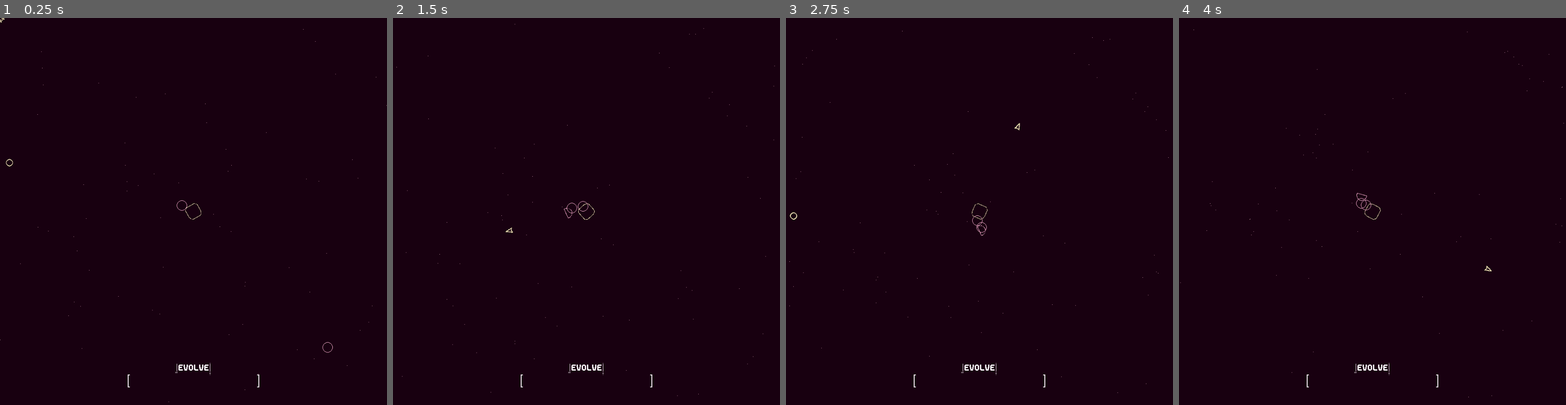
Above: before the commit, frames 1-4 (left to right).
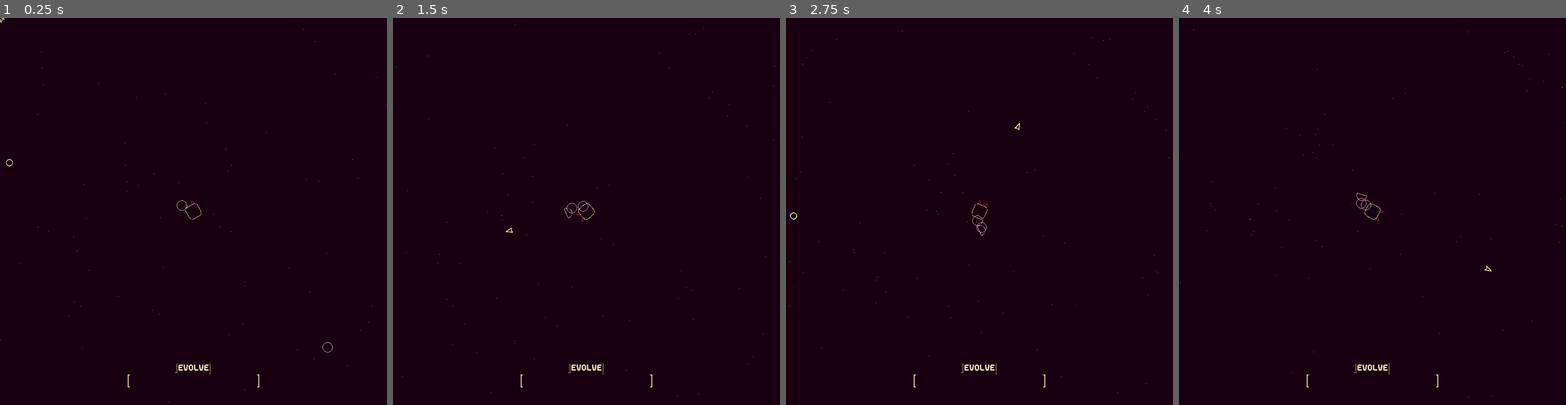
Above: after the commit, the same moments.

Repository: TitouanCh/Evolutionary-Dream-Game
Game: Godot game, scene res://scenes/flask.tscn
The game is run twice, just before and just after one commit, with the same random seed, the same clock (stepped at 60 frames per second) and the same inputs.
Inputs (mouse positions are in pixels of both pictures, inside the frame that each line leads up to):
- Up to frame 1 (0.25 s): no input
- Up to frame 2 (1.5 s): move the mouse to (671, 192) at 0.52 s; click (671, 192) at 0.6 s; move the mouse to (509, 230) at 1.27 s; click (509, 230) at 1.35 s
- Up to frame 3 (2.75 s): move the mouse to (1018, 126) at 2.02 s; click (1018, 126) at 2.1 s
- Up to frame 4 (4 s): move the mouse to (1353, 288) at 2.77 s; click (1353, 288) at 2.85 s; move the mouse to (1488, 269) at 3.52 s; click (1488, 269) at 3.6 s

The runs differ from the first frame. In frame 1, 0.1% of the frame differs, in the area x 33-67%, y 47-96%; in frame 2, 0.1%; in frame 3, 0.1%; in frame 4, 0.1%, in the area x 33-67%, y 49-96%.

Commit message:
almost done for jam

Diff:
--- a/scenes/DNAmenu.tscn
+++ b/scenes/DNAmenu.tscn
@@ -5,6 +5,7 @@
 [ext_resource path="res://scenes/upgrade.tscn" type="PackedScene" id=3]
 
 [node name="DNAmenu" type="Node2D"]
+modulate = Color( 0.945098, 0.909804, 0.721569, 1 )
 script = ExtResource( 2 )
 
 [node name="DNA" type="RichTextLabel" parent="."]
--- a/scenes/main.tscn
+++ b/scenes/main.tscn
@@ -60,6 +60,7 @@
 [node name="main" type="Node2D"]
 
 [node name="evolve_text" type="AnimatedSprite" parent="."]
+modulate = Color( 0.945098, 0.909804, 0.721569, 1 )
 position = Vector2( 3000, 3388 )
 frames = SubResource( 2 )
 animation = "regular"
--- a/scenes/npc.tscn
+++ b/scenes/npc.tscn
@@ -1,6 +1,5 @@
-[gd_scene load_steps=3 format=2]
+[gd_scene load_steps=2 format=2]
 
-[ext_resource path="res://sprites/flagellum1/flagellum.tres" type="SpriteFrames" id=1]
 [ext_resource path="res://scripts/npc.gd" type="Script" id=2]
 
 [node name="npc" type="KinematicBody2D"]
@@ -10,10 +9,3 @@
 
 [node name="collisionShape" type="CollisionShape2D" parent="."]
 rotation = 1.5708
-
-[node name="flagel" type="AnimatedSprite" parent="."]
-visible = false
-position = Vector2( -32, 0 )
-frames = ExtResource( 1 )
-frame = 1
-playing = true
--- a/scripts/DNAmenu.gd
+++ b/scripts/DNAmenu.gd
@@ -3,6 +3,7 @@
 onready var player = get_parent().get_node("player")
 onready var cursor = get_parent().get_node("cursor")
 onready var evolve_text = get_parent().get_node("evolve_text")
+onready var levelManager = get_parent().get_node("levelManager")
 
 onready var upgrades = [$upgrade1, $upgrade2, $upgrade3]
 onready var dnaline = $DNALine
@@ -35,5 +36,7 @@
 	yield(get_tree().create_timer(1), "timeout")
 	Global.paused = false
 	self.visible = false
+	cursor.change_cursor(1)
+	evolve_text.reset()
 
-	evolve_text.reset()
+	levelManager.progress(1)
--- a/scripts/biomeManager.gd
+++ b/scripts/biomeManager.gd
@@ -14,7 +14,7 @@
 	VisualServer.set_default_clear_color(p[0])
 
 func establish_palette():
-	OrganismUtilities.recolor(player, current_palette, player.body_sprite, player.neutral_sprites, player.tail)
+	OrganismUtilities.recolor(player, current_palette, player.body_sprite, player.neutral_sprites, player.tail, player.fangs)
 	cursor.recolor(current_palette)
 	levelManager.recolor(current_palette)
 	set_background_color(current_palette)
--- a/scripts/levelManager.gd
+++ b/scripts/levelManager.gd
@@ -17,7 +17,7 @@
 var explosionSystems = [0]
 var explosionScene = preload("res://scenes/explosionParticleSystem.tscn")
 
-# npc format, [position, specie, behavior, loaded]
+# npc format, [position, dna, behavior, loaded]
 var npc = []
 var npcInstances = [0]
 var npcScene = preload("res://scenes/npc.tscn")
@@ -25,6 +25,7 @@
 var currents = []
 var currents_resolution = 64
 var current_force = 40
+var depth = 0
 
 var big_distance = 524288
 var small_distance = 512
@@ -39,9 +40,20 @@
 	setup_npcs(8)
 
 	spawn_food_randomly(600, food, Vector2(0, 16384), Vector2(0, 16384))
-	spawn_npcs_randomly(100, npc, Vector2(0, 16384), Vector2(0, 16384))
+	spawn_npcs_randomly(100, npc, Vector2(0, 16384), Vector2(0, 16384), "agccgtt")
+	spawn_npcs_randomly(10, npc, Vector2(0, 16384), Vector2(0, 16384), "atgcatgctccaaatt")
 
 	spawn_debris(420, debris, Vector2(0, 200), Vector2(0, 200))
+
+func progress(n):
+	depth += n
+	if depth == 1:
+		spawn_npcs_randomly(100, npc, Vector2(0, 16384), Vector2(0, 16384), "agccgtt")
+		spawn_npcs_randomly(10, npc, Vector2(0, 16384), Vector2(0, 16384), "atgcatgctccaaatt")
+	if depth == 3:
+		spawn_food_randomly(600, food, Vector2(0, 16384), Vector2(0, 16384))
+	if depth == 4:
+		spawn_npcs_randomly(60, npc, Vector2(0, 16384), Vector2(0, 16384), "atgcatgctccaaatt")
 
 func _process(delta):
 	if !Global.paused:
@@ -49,11 +61,10 @@
 			_once()
 			once = true
 		handle_food(delta, food)
-		handle_npc(delta)
+		handle_npc(delta, npc, food)
 		handle_debris(delta, debris)
 
 		player.linear_velocity += get_current(currents, currents_resolution, player.position) * current_force * delta
-
 		update()
 
 func setup_food_sprites(n, text):
@@ -87,7 +98,7 @@
 		self.add_child(a)
 		npcInstances.append(a)
 		a.set_active(false)
-		OrganismUtilities.recolor(a, palette, a.body_sprite, a.neutral_sprites, a.tail)
+		OrganismUtilities.recolor(a, palette, a.body_sprite, a.neutral_sprites, a.tail, a.fangs)
 
 func handle_food(d, f):
 	var idx_remove_list = []
@@ -114,6 +125,7 @@
 						foodSprites[j].visible = false
 				idx_remove_list.append(i)
 				entity.belly += 1
+				entity.fang_speed += 40
 				explosionSystems[0] += 1
 				if explosionSystems[0] == len(explosionSystems) - 1:
 					explosionSystems[0] = 0
@@ -144,6 +156,9 @@
 		randomize()
 		f.append(Vector2(xbor.x + (randf() * (xbor.y - xbor.x)), ybor.x + (randf() * (ybor.y - ybor.x))))
 
+func spawn_food(pos, f):
+	f.append(pos)
+
 func spawn_debris(n, f, xbor, ybor):
 	for i in range(n):
 		randomize()
@@ -153,17 +168,21 @@
 	for i in range(n):
 		f.remove(0)
 
-func spawn_npcs_randomly(n, f, xbor, ybor):
+func spawn_npcs_randomly(n, f, xbor, ybor, dna):
 	for i in range(n):
 		randomize()
-		f.append([Vector2(xbor.x + (randf() * (xbor.y - xbor.x)), ybor.x + (randf() * (ybor.y - ybor.x))), "mimi", "b", 0])
-
-func handle_npc(delta):
+		f.append([Vector2(xbor.x + (randf() * (xbor.y - xbor.x)), ybor.x + (randf() * (ybor.y - ybor.x))), dna, "b", 0])
+
+func handle_npc(delta, npc, food):
+	var idx_remove_list = []
+
 	for i in range(len(npc)):
 		var distance = npc[i][0].distance_squared_to(player.position)
 		if  distance < big_distance and !npc[i][3]:
 			for j in range(1, len(npcInstances)):
 				if !npcInstances[j].active: npcInstances[0] = j
+			npcInstances[npcInstances[0]].DNA = npc[i][1]
+			npcInstances[npcInstances[0]]._once()
 			npcInstances[npcInstances[0]].position = npc[i][0]
 			npcInstances[npcInstances[0]].rotation = randf() * PI * 2
 			npcInstances[npcInstances[0]].set_active(true)
@@ -183,8 +202,22 @@
 						smallest_distance = dist
 				npcInstances[npc[i][3]].target = closest_food
 				npcInstances[npc[i][3]].linear_velocity += get_current(currents, currents_resolution, npcInstances[npc[i][3]].position) * current_force * delta
+
+				if npcInstances[npc[i][3]].dead:
+					idx_remove_list.append(i)
+					for w in range(5):
+						explosionSystems[explosionSystems[0] + 1].position = npcInstances[npc[i][3]].position
+						explosionSystems[explosionSystems[0] + 1].emitting = true
+						explosionSystems[explosionSystems[0] + 1].process_material.set_shader_param("impact", npcInstances[npc[i][3]].linear_velocity)
+					for z in range(npcInstances[npc[i][3]].belly + 2):
+						spawn_food(npcInstances[npc[i][3]].position + Vector2(randf() * 32 - 16, randf() * 64 - 16), food)
+					npcInstances[npc[i][3]].set_active(false)
+
 		else:
 			npc[i][0] += Vector2(randf()-0.5, randf()-0.5) * delta * 10
+
+	for i in idx_remove_list:
+		npc.remove(i)
 
 func recolor(p):
 	palette = p
@@ -195,7 +228,7 @@
 	for i in range(1, len(explosionSystems)):
 		explosionSystems[i].modulate = p[2]
 	for i in range(1, len(npcInstances)):
-		OrganismUtilities.recolor(npcInstances[i], p, npcInstances[i].body_sprite, npcInstances[i].neutral_sprites, npcInstances[i].tail)
+		OrganismUtilities.recolor(npcInstances[i], p, npcInstances[i].body_sprite, npcInstances[i].neutral_sprites, npcInstances[i].tail, npcInstances[i].fangs)
 
 func make_currents(size = 10):
 	var currents_table = []
--- a/scripts/npc.gd
+++ b/scripts/npc.gd
@@ -2,8 +2,7 @@
 
 var target = Vector2.ZERO
 
-func _ready():
-	DNA = "agccgtt"
+onready var levelManager = get_parent()
 
 func _once():
 	make_from_genome(DNA)
@@ -16,6 +15,7 @@
 	if !Global.paused:
 		if active:
 			scaleInfo = OrganismUtilities.handle_scaling(self, scaleInfo, body_sprite, tail, delta)
+			update()
 
 func _physics_process(delta):
 	if !Global.paused:
@@ -23,3 +23,13 @@
 			var relative_target = target - self.global_position
 
 			linear_velocity = OrganismUtilities.move_toward_target(self, relative_target, linear_velocity, accel, turnAccel, friction, delta)
+			OrganismUtilities.handle_tail(self, tail, linear_velocity, 0.13, 8, 0.85, Ttime, delta)
+			OrganismUtilities.handle_whiskers(self, whiskers, 20, delta)
+			fang_speed = OrganismUtilities.handle_fangs(self, fangs, fang_speed, base_fang_speed, fang_Ttime, delta)
+			set_health = OrganismUtilities.handle_health(self, set_health, health, delta * 10)
+
+			Ttime += delta
+			fang_Ttime += delta * fang_speed
+
+func _draw():
+	OrganismUtilities.draw_all(self, whiskers, set_health, health)
--- a/scripts/organism.gd
+++ b/scripts/organism.gd
@@ -8,6 +8,12 @@
 var accel = 10
 var friction = 0.95
 var once = false
+
+var health = 100
+var dead = false
+var set_health = health
+var armor = 0
+var attack = 10
 
 var belly = 0
 
@@ -33,6 +39,15 @@
 # whisker object format : [[points], [Velocities], function]
 var whiskers = []
 
+# fang object format : [Sprite]
+var fang_speed = 1
+var fang_Ttime = 0
+var base_fang_speed = 1
+var fangs = []
+
+# hurt zones
+var hurt_zones = []
+
 func set_active(state):
 	active = state
 	self.visible = state
@@ -49,9 +64,36 @@
 	neutral_sprites = []
 	belly = 0
 
+	for f in fangs:
+		f.queue_free()
+	fangs = []
+
+	for h in hurt_zones:
+		h.queue_free()
+	hurt_zones = []
+
 	turnAccel = 0
 	accel = 0
 	friction = 0.95
+	scaleInfo = [-1, -1]
+	health = 100
+	set_health = 100
+	attack = 10
+	dead = false
+
+func deal_damage(body):
+	fang_speed += 40
+	if body != self:
+		body.knock(position, 4 + linear_velocity.length() / 25)
+		body.take_damage(attack)
+
+func take_damage(amount):
+	health -= amount - amount * (-(1 / (armor / 20 + 1)) + 1)
+	if health < 0:
+		health = 0
+
+func knock(from, force):
+	linear_velocity += (self.position - from) * force
 
 func make_from_genome(dna):
 	reset()
@@ -60,6 +102,28 @@
 	for i in range(OrganismUtilities.count_gene(dna, "tcc")):
 		OrganismUtilities.create_tail_obj(self, tail, load("res://sprites/24Circle.png"), 0)
 		accel += 1
+
+	# Teeth I : atgca
+	if OrganismUtilities.read_gene(dna, "atgca"):
+		OrganismUtilities.create_fang(self, fangs, load("res://sprites/16SmallFang.png"), Vector2(16, -8), [false, false])
+		OrganismUtilities.create_fang(self, fangs, load("res://sprites/16SmallFang.png"), Vector2(16, 8), [true, false])
+		var a = CapsuleShape2D.new()
+		a.radius = 4
+		a.height = 20
+		OrganismUtilities.create_hurtzone(self, hurt_zones, Vector2(18, 0), a)
+
+	# Teeth II : aaatt
+	if OrganismUtilities.read_gene(dna, "aaatt"):
+		fangs[0].texture = load("res://sprites/16Fang.png")
+		fangs[1].texture = load("res://sprites/16Fang.png")
+		attack += 20
+
+	# Teeth III : tatatt
+	if OrganismUtilities.read_gene(dna, "tatatt"):
+		OrganismUtilities.create_fang(self, fangs, load("res://sprites/32Fang.png"), Vector2(16, -14), [false, false])
+		OrganismUtilities.create_fang(self, fangs, load("res://sprites/32Fang.png"), Vector2(16, 14), [true, false])
+		attack += 20
+
 
 	# Whisker gene I : gcggg
 	if OrganismUtilities.read_gene(dna, "gcggg"):
@@ -111,6 +175,7 @@
 		# Flagellum
 		var a = AnimatedSprite.new()
 		self.add_child(a)
+		a.modulate = palette[1]
 		a.frames = load("res://sprites/flagellum1/flagellum.tres")
 		a.playing = true
 		a.position = Vector2(-32, 0)
--- a/scripts/organismUtilities.gd
+++ b/scripts/organismUtilities.gd
@@ -44,6 +44,30 @@
 
 	whisker_list.append([points, velocities, 0, anchor, polyX, polyY])
 
+static func create_fang(this, fang_list, img, position, arr = [false, false]):
+	var a = Sprite.new()
+	a.modulate = this.palette[3]
+	this.add_child(a)
+	a.position = position
+	a.texture = img
+
+	a.flip_h = arr[0]
+	a.flip_v = arr[1]
+
+	fang_list.append(a)
+
+static func create_hurtzone(this, hurt_zone_list, position, shape):
+	var a = Area2D.new()
+	this.add_child(a)
+	var b = CollisionShape2D.new()
+	a.add_child(b)
+
+	b.shape = shape
+	a.position = position
+
+	a.connect("body_entered", this, "deal_damage")
+	hurt_zone_list.append(a)
+
 # Handle Functions ---
 
 static func handle_tail(this, tail_list, direction_vector, first_space, reaction_speed, tail_force, total_delta, delta):
@@ -75,19 +99,36 @@
 				var target = whisker_list[i][0][j-1] + Vector2(AdvMath.calc_poly(whisker_list[i][4], j), AdvMath.calc_poly(whisker_list[i][5], j)).rotated(this.rotation) + whisker_list[i][3].rotated(this.rotation)
 				whisker_list[i][0][j] = whisker_list[i][0][j].linear_interpolate(target, delta * whisker_force)
 
+static func handle_fangs(this, fang_list, fang_speed, base_fang_speed, total_delta, delta):
+	for i in range(len(fang_list)):
+		var a = 1
+		var b = i % 2 + 1
+		if b == 2:
+			a = -1
+		fang_list[i].rotation = a * cos(total_delta)/4 + PI/3 * b
+	fang_speed = lerp(fang_speed, base_fang_speed, delta * 2)
+	return fang_speed
+
+static func handle_health(this, set_health, health, delta):
+	if abs(set_health) < 0.1:
+		this.dead = true
+	return lerp(set_health, health, delta)
 
 # Draw Functions ---
-static func recolor(this, palette, body_sprite, neutral_sprites, tail_list):
+static func recolor(this, palette, body_sprite, neutral_sprites, tail_list, fang_list):
 	this.palette = palette
 	body_sprite.modulate = palette[2]
 	for s in neutral_sprites:
 		s.modulate = palette[1]
 	for t in tail_list:
 		t[0].modulate = palette[1]
+	for f in fang_list:
+		f.modulate = palette[3]
 
-static func draw_all(this, whisker_list):
+static func draw_all(this, whisker_list, set_health, health):
 	if len(whisker_list) > 0:
 		draw_whiskers(this, whisker_list)
+	draw_health(this, set_health, health)
 
 static func draw_whiskers(this, whisker_list):
 	for i in range(len(whisker_list)):
@@ -96,6 +137,14 @@
 				this.draw_line(whisker_list[i][3], (whisker_list[i][0][j + 1] - this.position).rotated(-this.rotation), this.palette[1])
 			else:
 				this.draw_line((whisker_list[i][0][j] - this.position).rotated(-this.rotation), (whisker_list[i][0][j + 1] - this.position).rotated(-this.rotation), this.palette[1])
+
+static func draw_health(this, set_health, health):
+	if abs(set_health - health) > 0.1:
+		var vec1 = Vector2(-50, -50).rotated(-this.rotation)
+		var vec2 = Vector2(set_health - 50, -50).rotated(-this.rotation)
+		var vec3 = Vector2(health - 50, -50).rotated(-this.rotation)
+		this.draw_line(vec1, vec2, Color("9a4f50"))
+		this.draw_line(vec1, vec3, Color("#6eaa78"))
 
 # Movement Function ---
 
--- a/scripts/playerV2.gd
+++ b/scripts/playerV2.gd
@@ -23,8 +23,11 @@
 		linear_velocity = OrganismUtilities.move_toward_target(self, mousePosition, linear_velocity, accel, turnAccel, friction, delta)
 		OrganismUtilities.handle_tail(self, tail, linear_velocity, 0.13, 8, 0.85, Ttime, delta)
 		OrganismUtilities.handle_whiskers(self, whiskers, 20, delta)
+		fang_speed = OrganismUtilities.handle_fangs(self, fangs, fang_speed, base_fang_speed, fang_Ttime, delta)
+		set_health = OrganismUtilities.handle_health(self, set_health, health, delta)
 
 		Ttime += delta
+		fang_Ttime += delta * fang_speed
 
 func _draw():
-	OrganismUtilities.draw_all(self, whiskers)
+	OrganismUtilities.draw_all(self, whiskers, set_health, health)
Not shown, added: export_presets.cfg
Binary file added: sprites/16Fang.png
Not shown, added: sprites/16Fang.png.import
Binary file added: sprites/16SmallFang.png
Not shown, added: sprites/16SmallFang.png.import
Binary file added: sprites/32Fang.png
Not shown, added: sprites/32Fang.png.import
Not shown, added: export/export.zip
Not shown, added: export/index.apple-touch-icon.png
Not shown, added: export/index.audio.worklet.js
Not shown, added: export/index.html
Not shown, added: export/index.icon.png
(and 4 more such lines)
